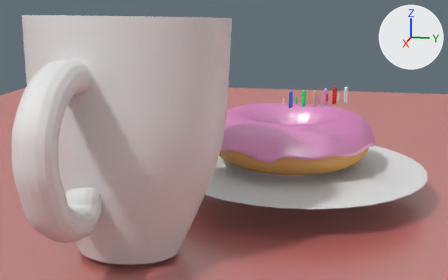
An edit to the Blender file Blender Files/LampGenerator_Packshot_Setup.blend, drawn before and after from the same camera.
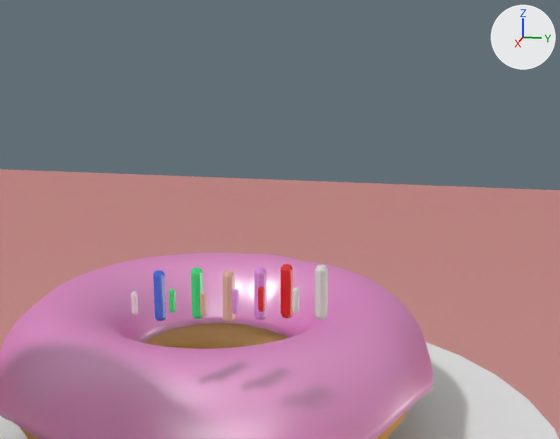
There are two pictures of each version: one whole from a 50 mm lens placed at (8.44, 0.71, 2.49), pointed at (1.46, -0.69, 0.74), one close up from a 50 mm lens placed at (3.84, 1.06, 2.19), pointed at (1.13, 0.52, 1.52). The axes (+X, +Y, +Z) are drawn at upper right. The lights are the same throughout.

Before the edit, the objects in view are built like this:
```python
ob_sprinkle_001 = bpy.data.objects.new('Sprinkle.001', me_cylinder_004)
ob_sprinkle_001.location = (1.221, -0.024, 1.186)
ob_sprinkle_001.scale = (0.537, 0.537, 0.537)
ob_sprinkle_002 = bpy.data.objects.new('Sprinkle.002', me_cylinder_011)
ob_sprinkle_002.location = (1.225, 0.128, 1.207)
ob_sprinkle_002.scale = (0.537, 0.537, 0.537)
ob_sprinkle_003 = bpy.data.objects.new('Sprinkle.003', me_cylinder_012)
ob_sprinkle_003.location = (1.169, 0.208, 1.223)
ob_sprinkle_004 = bpy.data.objects.new('Sprinkle.004', me_cylinder_017)
ob_sprinkle_004.location = (1.201, 0.34, 1.231)
ob_sprinkle_005 = bpy.data.objects.new('Sprinkle.005', me_cylinder_018)
ob_sprinkle_005.location = (1.257, 0.259, 1.215)
ob_sprinkle_005.scale = (0.537, 0.537, 0.537)
ob_sprinkle_006 = bpy.data.objects.new('Sprinkle.006', me_cylinder_019)
ob_sprinkle_006.location = (1.28, 0.384, 1.242)
ob_sprinkle_006.scale = (0.537, 0.537, 0.537)
ob_sprinkle_007 = bpy.data.objects.new('Sprinkle.007', me_cylinder_020)
ob_sprinkle_007.location = (1.224, 0.465, 1.258)
ob_sprinkle_008 = bpy.data.objects.new('Sprinkle.008', me_cylinder_021)
ob_sprinkle_008.location = (1.242, 0.566, 1.28)
ob_torus_001 = bpy.data.objects.new('Torus.001', me_torus_001)
ob_torus_001.location = (0.0, 0.0, 0.357)
# also in view: 'Circle' at (0.2, 0.05, 0.08); 'Torus' at (0.08, -0.04, 0.49); 'Sprinkle.011' at (1.26, 0.69, 1.29); 'Plane' at (0.01, 0.5, -0.26)
```
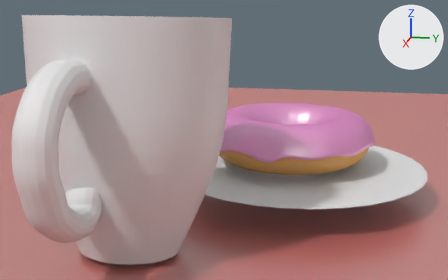
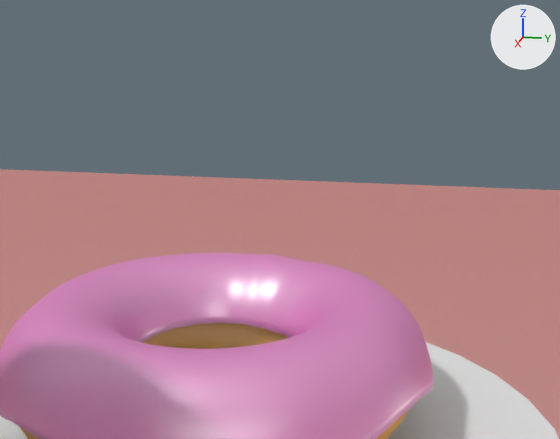
The change, as a diff of the scene's bpy script:
```diff
--- a/Blender Files/LampGenerator_Packshot_Setup.blend.py
+++ b/Blender Files/LampGenerator_Packshot_Setup.blend.py
@@ ob_sprinkle_001 @@
-ob_sprinkle_001 = bpy.data.objects.new('Sprinkle.001', me_cylinder_004)
-ob_sprinkle_001.location = (1.221, -0.024, 1.186)
-ob_sprinkle_001.scale = (0.537, 0.537, 0.537)
-_m = ob_sprinkle_001.modifiers.new('Mirror', 'MIRROR')
-_m.use_axis = (False, False, True)
-_m.use_clip = True
@@ ob_sprinkle_002 @@
-ob_sprinkle_002 = bpy.data.objects.new('Sprinkle.002', me_cylinder_011)
-ob_sprinkle_002.location = (1.225, 0.128, 1.207)
-ob_sprinkle_002.scale = (0.537, 0.537, 0.537)
-_m = ob_sprinkle_002.modifiers.new('Mirror', 'MIRROR')
-_m.use_axis = (False, False, True)
-_m.use_clip = True
@@ ob_sprinkle_003 @@
-ob_sprinkle_003 = bpy.data.objects.new('Sprinkle.003', me_cylinder_012)
-ob_sprinkle_003.location = (1.169, 0.208, 1.223)
-_m = ob_sprinkle_003.modifiers.new('Mirror', 'MIRROR')
-_m.use_axis = (False, False, True)
-_m.use_clip = True
@@ ob_sprinkle_004 @@
-ob_sprinkle_004 = bpy.data.objects.new('Sprinkle.004', me_cylinder_017)
-ob_sprinkle_004.location = (1.201, 0.34, 1.231)
-_m = ob_sprinkle_004.modifiers.new('Mirror', 'MIRROR')
-_m.use_axis = (False, False, True)
-_m.use_clip = True
@@ ob_sprinkle_005 @@
-ob_sprinkle_005 = bpy.data.objects.new('Sprinkle.005', me_cylinder_018)
-ob_sprinkle_005.location = (1.257, 0.259, 1.215)
-ob_sprinkle_005.scale = (0.537, 0.537, 0.537)
-_m = ob_sprinkle_005.modifiers.new('Mirror', 'MIRROR')
-_m.use_axis = (False, False, True)
-_m.use_clip = True
@@ ob_sprinkle_006 @@
-ob_sprinkle_006 = bpy.data.objects.new('Sprinkle.006', me_cylinder_019)
-ob_sprinkle_006.location = (1.28, 0.384, 1.242)
-ob_sprinkle_006.scale = (0.537, 0.537, 0.537)
-_m = ob_sprinkle_006.modifiers.new('Mirror', 'MIRROR')
-_m.use_axis = (False, False, True)
-_m.use_clip = True
@@ ob_sprinkle_007 @@
-ob_sprinkle_007 = bpy.data.objects.new('Sprinkle.007', me_cylinder_020)
-ob_sprinkle_007.location = (1.224, 0.465, 1.258)
-_m = ob_sprinkle_007.modifiers.new('Mirror', 'MIRROR')
-_m.use_axis = (False, False, True)
-_m.use_clip = True
@@ ob_sprinkle_008 @@
-ob_sprinkle_008 = bpy.data.objects.new('Sprinkle.008', me_cylinder_021)
-ob_sprinkle_008.location = (1.242, 0.566, 1.28)
-_m = ob_sprinkle_008.modifiers.new('Mirror', 'MIRROR')
-_m.use_axis = (False, False, True)
-_m.use_clip = True
@@ ob_sprinkle_009 @@
-ob_sprinkle_009 = bpy.data.objects.new('Sprinkle.009', me_cylinder_022)
-ob_sprinkle_009.location = (1.298, 0.486, 1.264)
-ob_sprinkle_009.scale = (0.537, 0.537, 0.537)
-_m = ob_sprinkle_009.modifiers.new('Mirror', 'MIRROR')
-_m.use_axis = (False, False, True)
-_m.use_clip = True
@@ ob_sprinkle_010 @@
-ob_sprinkle_010 = bpy.data.objects.new('Sprinkle.010', me_cylinder_023)
-ob_sprinkle_010.location = (1.318, 0.613, 1.276)
-ob_sprinkle_010.scale = (0.537, 0.537, 0.537)
-_m = ob_sprinkle_010.modifiers.new('Mirror', 'MIRROR')
-_m.use_axis = (False, False, True)
-_m.use_clip = True
@@ ob_sprinkle_011 @@
-ob_sprinkle_011 = bpy.data.objects.new('Sprinkle.011', me_cylinder_024)
-ob_sprinkle_011.location = (1.262, 0.693, 1.292)
-_m = ob_sprinkle_011.modifiers.new('Mirror', 'MIRROR')
-_m.use_axis = (False, False, True)
-_m.use_clip = True
@@ ob_sprinkle @@
-ob_sprinkle = bpy.data.objects.new('Sprinkle', me_cylinder_002)
-ob_sprinkle.location = (1.165, 0.056, 1.202)
-_m = ob_sprinkle.modifiers.new('Mirror', 'MIRROR')
-_m.use_axis = (False, False, True)
-_m.use_clip = True
```

What differs and where, as boxes (x1, y1, x2, y2) in the close-ups (560 x 439 px):
'Sprinkle.011', deleted
    before: (314, 265, 328, 320)
'Sprinkle.008', deleted
    before: (281, 264, 293, 318)
'Sprinkle', deleted
    before: (153, 270, 166, 321)
'Sprinkle.004', deleted
    before: (222, 270, 235, 323)
'Sprinkle.003', deleted
    before: (191, 268, 203, 319)
'Sprinkle.007', deleted
    before: (254, 267, 267, 320)
'Sprinkle.010', deleted
    before: (292, 287, 299, 313)
'Sprinkle.009', deleted
    before: (258, 287, 265, 312)
'Sprinkle.006', deleted
    before: (232, 289, 239, 314)
'Sprinkle.005', deleted
    before: (200, 292, 207, 316)
'Sprinkle.002', deleted
    before: (169, 289, 176, 313)
'Sprinkle.001', deleted
    before: (131, 291, 138, 315)
